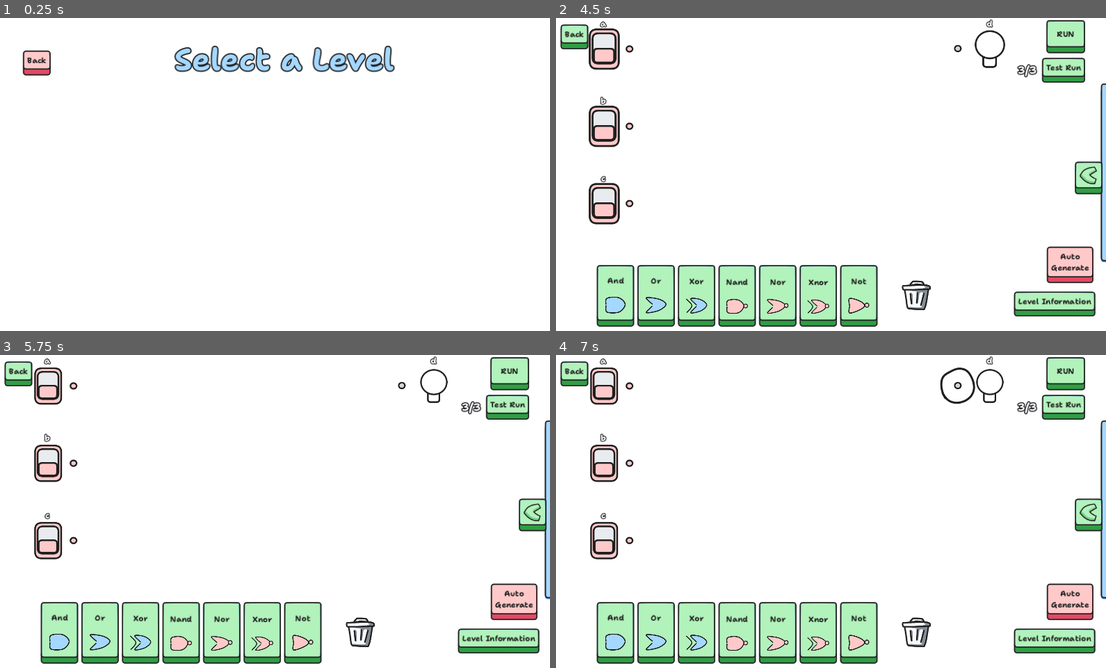
Above: before the commit, frames 1-4 (two rows, left to right).
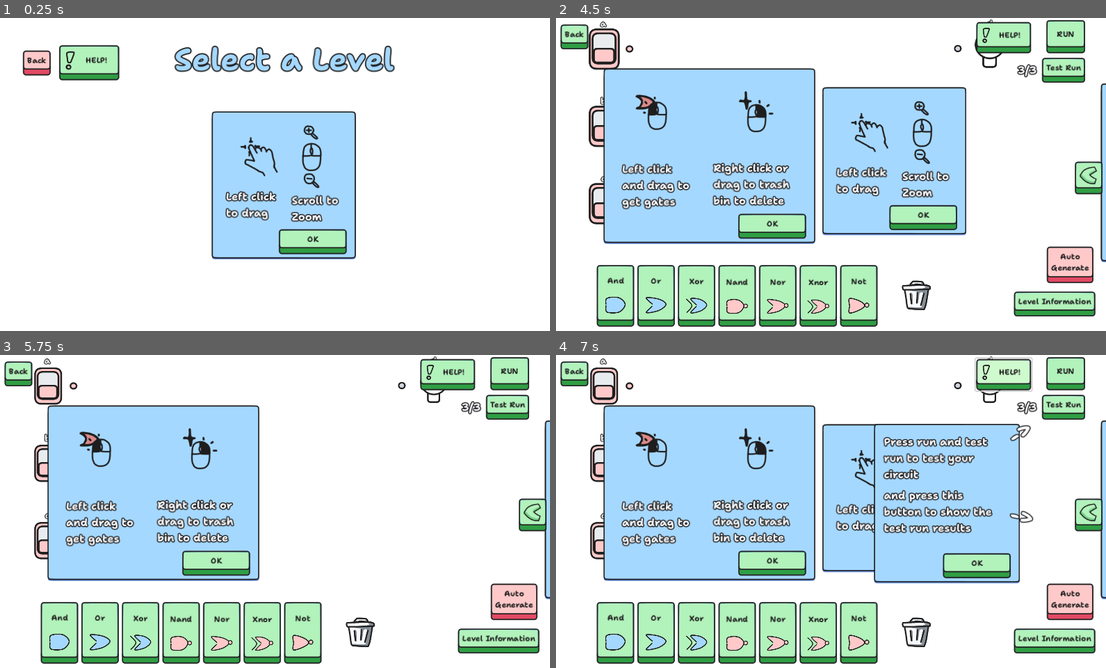
Above: after the commit, the same moments.

Repository: sininen-blue/logic-gate-tesseract
Game: Godot game, scene res://ui/level_select/level_select.tscn
Same seed, same stepped clock (60 frames per second), same inputs: the game is played once before the commit and once after it. This scene is started directly instead of the project's main scene.
Inputs (mouse positions are in pixels of both pictures, inside the frame that each line leads up to):
- Up to frame 1 (0.25 s): no input
- Up to frame 2 (4.5 s): click (869, 240) at 0.5 s, where only the run after the commit has a clickable "OK"; click "Back" at 1.25 s; click "Back" at 2 s; click "Play" at 2.75 s; click "Play" at 3.5 s; click (913, 130) at 4.25 s
- Up to frame 3 (5.75 s): click (368, 555) at 5 s, where only the run after the commit has a clickable "OK"
- Up to frame 4 (7 s): click (770, 564) at 5.75 s, where only the run after the commit has a clickable "OK"; click (1001, 373) at 6.5 s, where only the run after the commit has a clickable "HELP!"

The runs differ from the first frame. In frame 1, 14% of the frame differs, in the area x 10-65%, y 8-78%; in frame 2, 35%; in frame 3, 22%; in frame 4, 40%, in the area x 8-87%, y 0-74%.
Error before the commit: Cannot call method 'get_files' on a null value. (res://ui/level_select/level_select.gd:33)
Error after the commit: Cannot call method 'get_files' on a null value. (res://ui/level_select/level_select.gd:38)

Commit message:
added tutorials

Diff:
--- a/simulation/data_manager.gd
+++ b/simulation/data_manager.gd
@@ -50,6 +50,8 @@
 
 var player_save: Dictionary = {
 	"completed_levels": [],
+	"seen_level_select_tutorial": false,
+	"seen_simulation_tutorial": false,
 }
 
 func read_save() -> void:
--- a/simulation/simulation-manager.gd
+++ b/simulation/simulation-manager.gd
@@ -48,7 +48,20 @@
 @onready var test_run_button: Button = $CanvasLayer/UI/TestRunButton
 @onready var test_count_label: Label = $CanvasLayer/UI/TestRunButton/TestCountLabel
 
+@onready var movement_tutorial: Panel = $CanvasLayer/MovementTutorial
+@onready var controls_tutorial: Panel = $CanvasLayer/ControlsTutorial
+@onready var continue_tutorial: Panel = $CanvasLayer/ContinueTutorial
+
+var movement_tutorial_read: bool = false
+var controls_tutorial_read: bool = false
+
 func _ready() -> void:
+	if DataManager.player_save["seen_simulation_tutorial"] == false:
+		movement_tutorial.show()
+		controls_tutorial.show()
+		DataManager.player_save["seen_simulation_tutorial"] = true
+
+
 	randomize()
 	and_button.button_down.connect(create_gate.bind("and"))
 	or_button.button_down.connect(create_gate.bind("or"))
@@ -607,3 +620,21 @@
 
 func _on_error_dialog_confirmed() -> void:
 	$ErrorDialog.visible = false
+
+
+func _on_movement_tutorial_cleared() -> void:
+	movement_tutorial_read = true
+	if controls_tutorial_read == true:
+		continue_tutorial.show()
+
+func _on_controls_tutorial_cleared() -> void:
+	controls_tutorial_read = true
+	if movement_tutorial_read == true:
+		continue_tutorial.show()
+
+
+func _on_help_button_pressed() -> void:
+	controls_tutorial_read = false
+	movement_tutorial_read = false
+	movement_tutorial.show()
+	controls_tutorial.show()
--- a/simulation/simulation.tscn
+++ b/simulation/simulation.tscn
@@ -7,11 +7,15 @@
 [ext_resource type="Theme" uid="uid://diwchjwgvp2l4" path="res://ui/themes/redButton.tres" id="3_hos0p"]
 [ext_resource type="Script" path="res://simulation/formula_container.gd" id="3_qlwgx"]
 [ext_resource type="PackedScene" uid="uid://dpd7dfojh77bw" path="res://simulation/formula_label.tscn" id="3_qwkcl"]
+[ext_resource type="PackedScene" uid="uid://b4f4srb41fiu6" path="res://ui/components/error_panel.tscn" id="3_sh4ws"]
 [ext_resource type="PackedScene" uid="uid://0im5s06d6220" path="res://ui/level_select/truth_table_row_no_check.tscn" id="4_4xfkp"]
+[ext_resource type="Texture2D" uid="uid://bdj0b2iu4u7ud" path="res://assets/UI/tutorial/tutorial.png" id="4_qbqbu"]
 [ext_resource type="Texture2D" uid="uid://ba8vhrweymj8x" path="res://assets/UI/icons/left-arrow.png" id="5_5u020"]
 [ext_resource type="Texture2D" uid="uid://bakndx3eqlal4" path="res://assets/simulation/and.png" id="5_571u2"]
 [ext_resource type="PackedScene" uid="uid://dttx53vhtgwy1" path="res://ui/level_select/level_info.tscn" id="5_qf11p"]
 [ext_resource type="Texture2D" uid="uid://dth82x8bk4i3n" path="res://assets/simulation/or.png" id="6_6f24j"]
+[ext_resource type="Texture2D" uid="uid://ujiu36258msl" path="res://assets/UI/tutorial/tutorial2.png" id="6_qxhd6"]
+[ext_resource type="Texture2D" uid="uid://bv4885ob5v1w" path="res://assets/UI/icons/info.png" id="7_dsagr"]
 [ext_resource type="Texture2D" uid="uid://bvhnk5tks5kyi" path="res://assets/simulation/xor.png" id="7_jgmls"]
 [ext_resource type="Texture2D" uid="uid://c7phyvdx6c783" path="res://assets/simulation/nand-false.png" id="8_2drvl"]
 [ext_resource type="Texture2D" uid="uid://cp7fapvx1faxt" path="res://assets/simulation/nor-false.png" id="9_p42qm"]
@@ -51,6 +55,119 @@
 
 [node name="CanvasLayer" type="CanvasLayer" parent="."]
 
+[node name="MovementTutorial" parent="CanvasLayer" instance=ExtResource("3_sh4ws")]
+visible = false
+offset_left = -12.0
+offset_top = -181.0
+offset_right = 287.0
+offset_bottom = 131.0
+
+[node name="Tutorial" type="Sprite2D" parent="CanvasLayer/MovementTutorial"]
+position = Vector2(153, 95)
+texture = ExtResource("4_qbqbu")
+
+[node name="Label" type="Label" parent="CanvasLayer/MovementTutorial"]
+layout_mode = 0
+offset_left = 30.0
+offset_top = 161.0
+offset_right = 157.0
+offset_bottom = 226.0
+theme = ExtResource("3_caabb")
+text = "Left click to drag"
+autowrap_mode = 3
+
+[node name="Label2" type="Label" parent="CanvasLayer/MovementTutorial"]
+layout_mode = 0
+offset_left = 166.0
+offset_top = 169.0
+offset_right = 293.0
+offset_bottom = 234.0
+theme = ExtResource("3_caabb")
+text = "Scroll to Zoom"
+autowrap_mode = 3
+
+[node name="ControlsTutorial" parent="CanvasLayer" instance=ExtResource("3_sh4ws")]
+visible = false
+offset_left = -465.0
+offset_top = -220.0
+offset_right = -26.0
+offset_bottom = 149.0
+
+[node name="Tutorial" type="Sprite2D" parent="CanvasLayer/ControlsTutorial"]
+position = Vector2(209, 102)
+texture = ExtResource("6_qxhd6")
+
+[node name="Label" type="Label" parent="CanvasLayer/ControlsTutorial"]
+layout_mode = 0
+offset_left = 39.0
+offset_top = 193.0
+offset_right = 199.0
+offset_bottom = 339.0
+theme = ExtResource("3_caabb")
+text = "Left click and drag to get gates"
+autowrap_mode = 3
+
+[node name="Label2" type="Label" parent="CanvasLayer/ControlsTutorial"]
+layout_mode = 0
+offset_left = 228.0
+offset_top = 191.0
+offset_right = 415.0
+offset_bottom = 290.0
+theme = ExtResource("3_caabb")
+text = "Right click or drag to trash bin to delete"
+autowrap_mode = 3
+
+[node name="ContinueTutorial" parent="CanvasLayer" instance=ExtResource("3_sh4ws")]
+visible = false
+offset_left = 95.0
+offset_top = -182.0
+offset_right = 398.0
+offset_bottom = 154.0
+
+[node name="Label" type="Label" parent="CanvasLayer/ContinueTutorial"]
+layout_mode = 0
+offset_left = 21.0
+offset_top = 22.0
+offset_right = 268.0
+offset_bottom = 121.0
+theme = ExtResource("3_caabb")
+text = "Press run and test run to test your circuit"
+autowrap_mode = 3
+
+[node name="Label2" type="Label" parent="CanvasLayer/ContinueTutorial"]
+layout_mode = 0
+offset_left = 268.0
+offset_top = 6.99998
+offset_right = 321.0
+offset_bottom = 61.0
+rotation = -0.523598
+theme = ExtResource("3_caabb")
+theme_override_font_sizes/font_size = 40
+text = "->"
+autowrap_mode = 3
+
+[node name="Label4" type="Label" parent="CanvasLayer/ContinueTutorial"]
+layout_mode = 0
+offset_left = 290.0
+offset_top = 159.0
+offset_right = 343.0
+offset_bottom = 213.0
+rotation = 0.261799
+theme = ExtResource("3_caabb")
+theme_override_font_sizes/font_size = 40
+text = "->"
+autowrap_mode = 3
+
+[node name="Label3" type="Label" parent="CanvasLayer/ContinueTutorial"]
+layout_mode = 0
+offset_left = 21.0
+offset_top = 133.0
+offset_right = 264.0
+offset_bottom = 232.0
+theme = ExtResource("3_caabb")
+text = "and press this button to show the test run results"
+autowrap_mode = 3
+
 [node name="UI" type="Control" parent="CanvasLayer"]
 layout_mode = 3
 anchors_preset = 15
@@ -60,6 +177,15 @@
 grow_vertical = 2
 mouse_filter = 2
 metadata/_edit_lock_ = true
+
+[node name="HelpButton" type="Button" parent="CanvasLayer/UI"]
+offset_left = 882.0
+offset_top = 7.0
+offset_right = 998.0
+offset_bottom = 74.0
+text = "HELP!"
+icon = ExtResource("7_dsagr")
+expand_icon = true
 
 [node name="AutoGenerateButton" type="Button" parent="CanvasLayer/UI"]
 layout_mode = 0
@@ -313,6 +439,9 @@
 dialog_text = "This will automatically a generate an unoptimized truth table"
 dialog_autowrap = true
 
+[connection signal="cleared" from="CanvasLayer/MovementTutorial" to="." method="_on_movement_tutorial_cleared"]
+[connection signal="cleared" from="CanvasLayer/ControlsTutorial" to="." method="_on_controls_tutorial_cleared"]
+[connection signal="pressed" from="CanvasLayer/UI/HelpButton" to="." method="_on_help_button_pressed"]
 [connection signal="pressed" from="CanvasLayer/UI/AutoGenerateButton" to="." method="_on_auto_generate_button_pressed"]
 [connection signal="pressed" from="CanvasLayer/UI/TestRunButton" to="." method="_on_test_run_button_pressed"]
 [connection signal="pressed" from="CanvasLayer/UI/SideTruthTable/HandleButton" to="CanvasLayer/UI/SideTruthTable" method="_on_handle_button_pressed"]
--- a/ui/components/error_panel.gd
+++ b/ui/components/error_panel.gd
@@ -1,4 +1,6 @@
 extends Panel
+
+signal cleared
 
 @onready var error_label: Label = $ErrorLabel
 
@@ -12,3 +14,4 @@
 
 func _on_error_confirm_pressed() -> void:
 	self.visible = false
+	cleared.emit()
--- a/ui/level_select/level_select.gd
+++ b/ui/level_select/level_select.gd
@@ -16,6 +16,7 @@
 @onready var main: Control = $Main
 @onready var back_button: Button = $BackButton
 @onready var camera: Camera2D = $Camera2D
+@onready var movement_tutorial: Panel = $MovementTutorial
 
 
 func _on_back_button_pressed() -> void:
@@ -23,6 +24,10 @@
 
 ## TODO: still need to make challenge levels have a different thing
 func _ready() -> void:
+	if DataManager.player_save["seen_level_select_tutorial"] == false:
+		movement_tutorial.show()
+		DataManager.player_save["seen_level_select_tutorial"] = true
+
 	if DataManager.demo_file_location != "":
 		var demo: Node2D = load(DataManager.demo_file_location).instantiate()
 		demo.global_position = Vector2(0, 350)
@@ -91,3 +96,7 @@
 	tween.tween_property(
 		camera, "global_position", camera.global_position + mouse_vector, 0.05
 	)
+
+
+func _on_help_button_pressed() -> void:
+	movement_tutorial.show()
--- a/ui/level_select/level_select.tscn
+++ b/ui/level_select/level_select.tscn
@@ -1,9 +1,13 @@
-[gd_scene load_steps=5 format=3 uid="uid://yrih2e5sant0"]
+[gd_scene load_steps=9 format=3 uid="uid://yrih2e5sant0"]
 
 [ext_resource type="Script" path="res://ui/level_select/level_select.gd" id="1_6kh77"]
 [ext_resource type="Theme" uid="uid://dt7cs1ptpftme" path="res://ui/themes/Bolder.tres" id="2_v4a0r"]
 [ext_resource type="PackedScene" uid="uid://dttx53vhtgwy1" path="res://ui/level_select/level_info.tscn" id="3_7seht"]
 [ext_resource type="Theme" uid="uid://diwchjwgvp2l4" path="res://ui/themes/redButton.tres" id="3_vbhxb"]
+[ext_resource type="PackedScene" uid="uid://b4f4srb41fiu6" path="res://ui/components/error_panel.tscn" id="5_iivdn"]
+[ext_resource type="Texture2D" uid="uid://bdj0b2iu4u7ud" path="res://assets/UI/tutorial/tutorial.png" id="6_dmblx"]
+[ext_resource type="Theme" uid="uid://dh7cgp4wswxi3" path="res://ui/themes/lessBold.tres" id="7_wh2qk"]
+[ext_resource type="Texture2D" uid="uid://bv4885ob5v1w" path="res://assets/UI/icons/info.png" id="8_q0kn4"]
 
 [node name="LevelSelect" type="Control"]
 layout_mode = 3
@@ -46,6 +50,16 @@
 theme = ExtResource("3_vbhxb")
 text = "Back"
 
+[node name="HelpButton" type="Button" parent="."]
+layout_mode = 0
+offset_left = 109.0
+offset_top = 21.0
+offset_right = 236.0
+offset_bottom = 96.0
+text = "HELP!"
+icon = ExtResource("8_q0kn4")
+expand_icon = true
+
 [node name="LevelInfo" parent="." instance=ExtResource("3_7seht")]
 visible = false
 layout_mode = 1
@@ -57,4 +71,37 @@
 [node name="Camera2D" type="Camera2D" parent="."]
 position = Vector2(551, 290)
 
+[node name="MovementTutorial" parent="." instance=ExtResource("5_iivdn")]
+visible = false
+layout_mode = 1
+offset_left = -150.0
+offset_top = -165.0
+offset_right = 149.0
+offset_bottom = 147.0
+
+[node name="Tutorial" type="Sprite2D" parent="MovementTutorial"]
+position = Vector2(153, 95)
+texture = ExtResource("6_dmblx")
+
+[node name="Label" type="Label" parent="MovementTutorial"]
+layout_mode = 0
+offset_left = 30.0
+offset_top = 161.0
+offset_right = 157.0
+offset_bottom = 226.0
+theme = ExtResource("7_wh2qk")
+text = "Left click to drag"
+autowrap_mode = 3
+
+[node name="Label2" type="Label" parent="MovementTutorial"]
+layout_mode = 0
+offset_left = 166.0
+offset_top = 169.0
+offset_right = 293.0
+offset_bottom = 234.0
+theme = ExtResource("7_wh2qk")
+text = "Scroll to Zoom"
+autowrap_mode = 3
+
 [connection signal="pressed" from="BackButton" to="." method="_on_back_button_pressed"]
+[connection signal="pressed" from="HelpButton" to="." method="_on_help_button_pressed"]
Binary file added: assets/UI/icons/info.png
Not shown, added: assets/UI/icons/info.png.import
Binary file added: assets/UI/tutorial/tutorial.png
Not shown, added: assets/UI/tutorial/tutorial.png.import
Binary file added: assets/UI/tutorial/tutorial2.png
Not shown, added: assets/UI/tutorial/tutorial2.png.import
Not shown, changed: export_presets.cfg
Not shown: 1 places in simulation/simulation.tscn that only renumber resources
